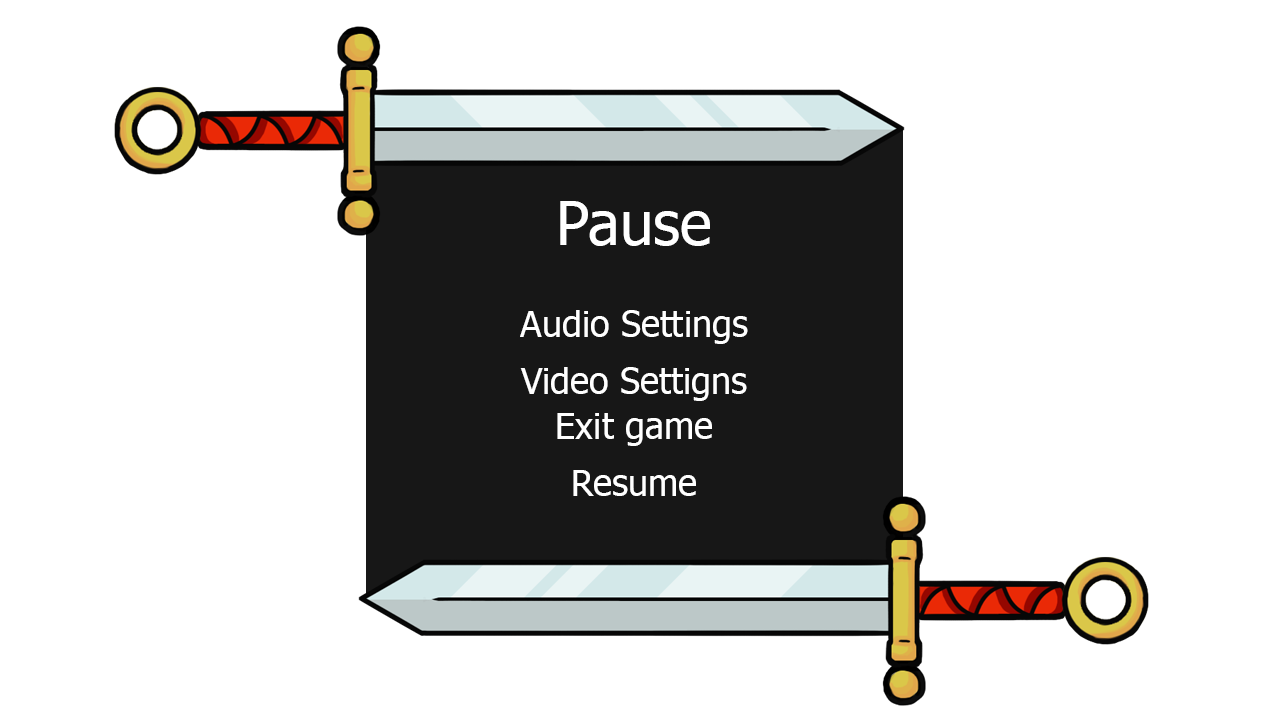
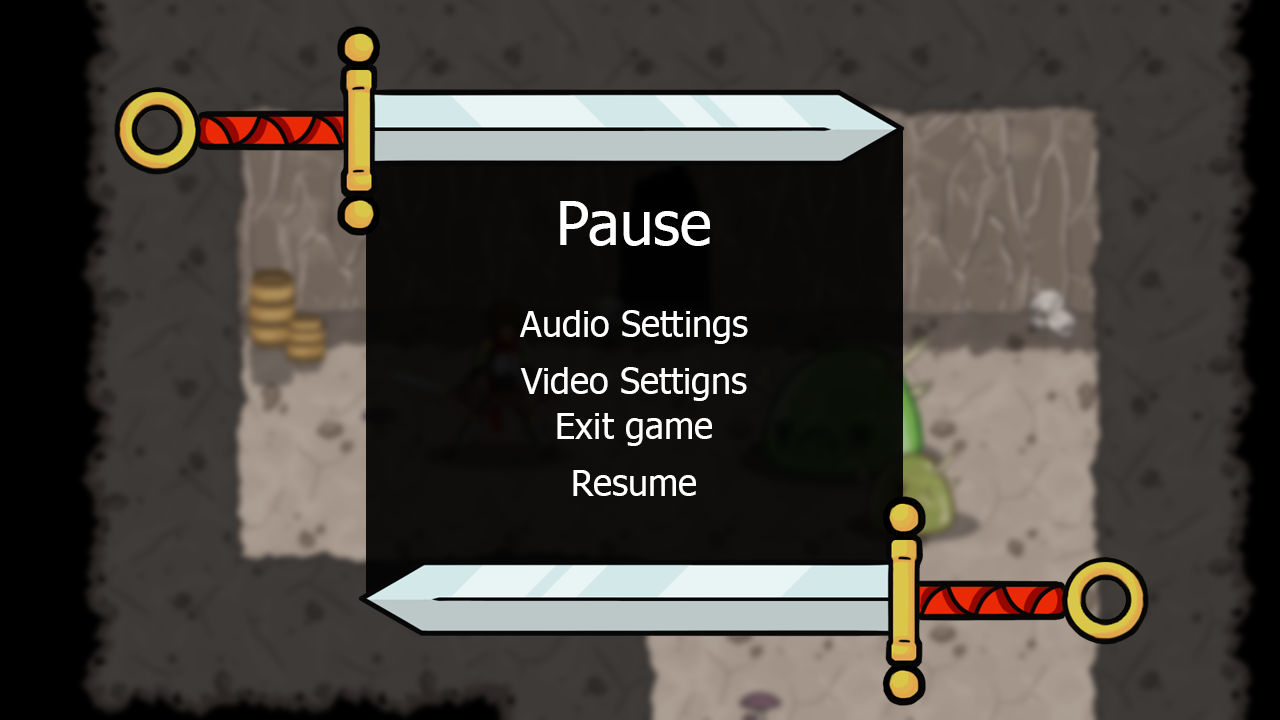
Revision of a layered 1280 x 720 image; what changed, layer by layer:
added layer "Capa 4" above "Fondo" over bbox(0, 0, 1280, 720)
showed "Fondo" over bbox(0, 0, 1280, 720)
